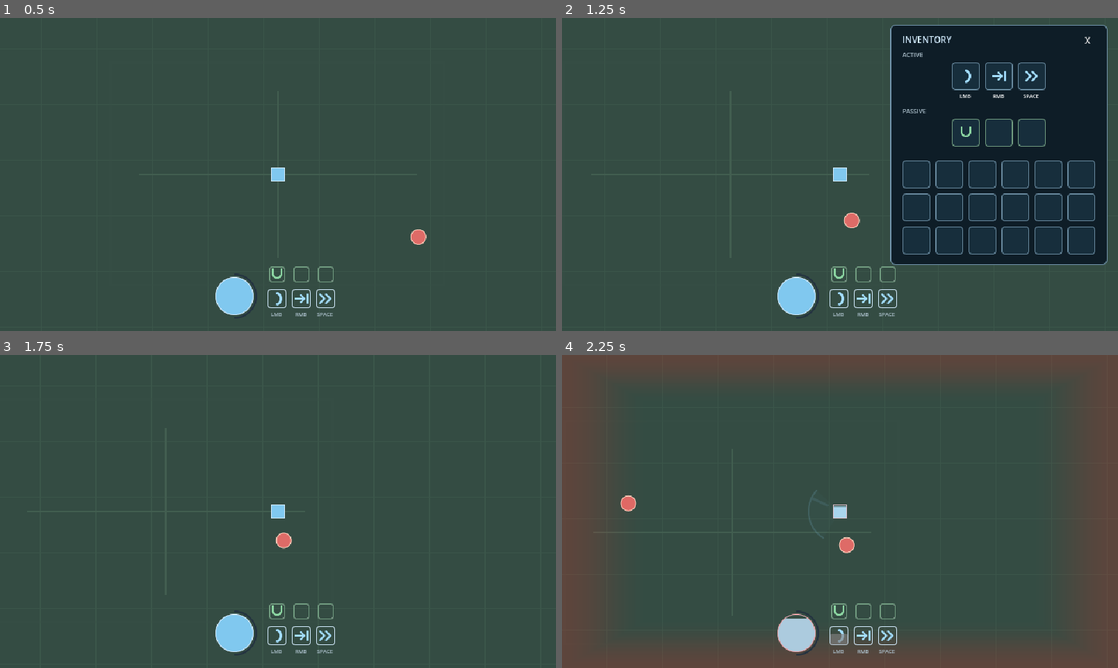
Above: before the commit, frames 1-4 (two rows, left to right).
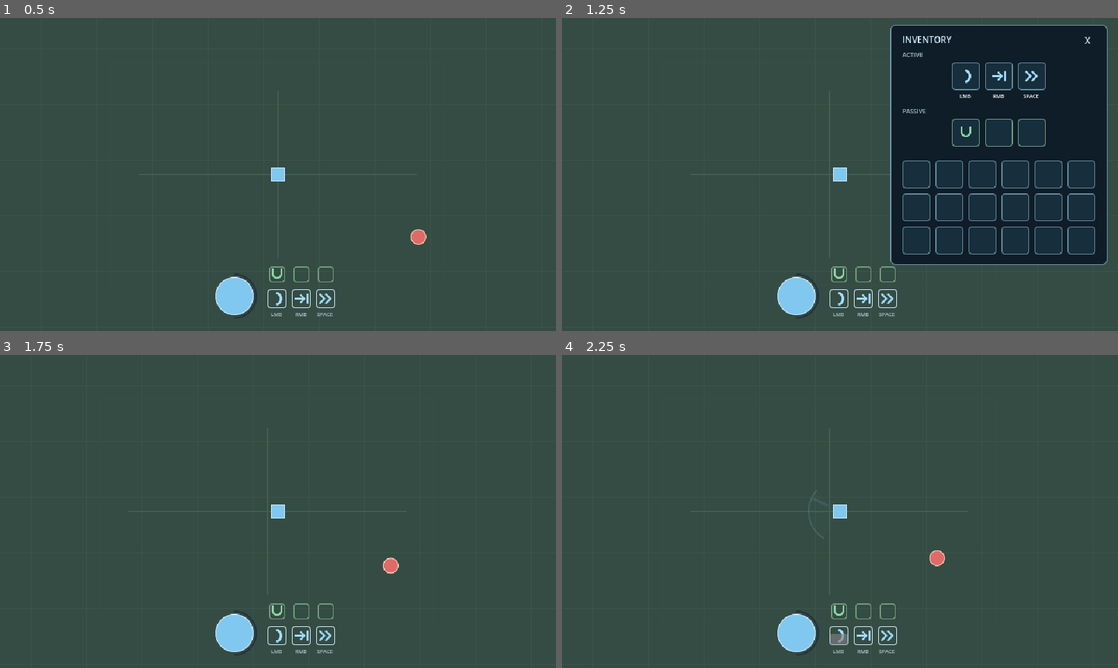
Above: after the commit, the same moments.

Repository: schen32/ARPGgame
Game: Godot game, scene res://scenes/main.tscn
The game is run twice, just before and just after one commit, with the same random seed, the same clock (stepped at 60 frames per second) and the same inputs. Sound files missing from this copy of the repository are replaced by a short silence.
Inputs (mouse positions are in pixels of both pictures, inside the frame that each line leads up to):
- Up to frame 1 (0.5 s): no input
- Up to frame 2 (1.25 s): tap Enter at 0.5 s; move the mouse to (962, 158) at 0.52 s; hold D (move_right) from 0.53 s (still down); tap E at 0.6 s; click (962, 158) at 0.67 s; tap Space at 0.77 s
- Up to frame 3 (1.75 s): release D (move_right) at 1.25 s; click "X" at 1.25 s
- Up to frame 4 (2.25 s): drag from (728, 527) to (812, 574) at 2.02 s

Frame 1 is identical in both runs. In frame 2, 0.1% of the frame differs, in the area x 50-54%, y 62-68%; in frame 3, 0.2%; in frame 4, 27%, in the area x 0-100%, y 0-100%.

Commit message:
Pause gameplay during inventory and show skill force

Diff:
--- a/GodotStarter/scripts/hud.gd
+++ b/GodotStarter/scripts/hud.gd
@@ -23,6 +23,7 @@
 var inventory
 var damage_overlay: ColorRect
 var damage_timer: float = 0.0
+var owns_inventory_pause: bool = false
 
 func panel_style(background: Color, border: Color, radius: int = 5) -> StyleBoxFlat:
 	var style := StyleBoxFlat.new()
@@ -33,6 +34,8 @@
 	return style
 
 func _ready() -> void:
+	# Inventory input, drag/drop and hover remain live while the world is paused.
+	process_mode = Node.PROCESS_MODE_ALWAYS
 	mouse_filter = Control.MOUSE_FILTER_IGNORE
 	damage_overlay = ColorRect.new()
 	damage_overlay.mouse_filter = Control.MOUSE_FILTER_IGNORE
@@ -113,6 +116,16 @@
 func _on_inventory_visibility_changed() -> void:
 	if is_instance_valid(player):
 		player.inventory_open = inventory.visible
+	if inventory.visible and not get_tree().paused:
+		owns_inventory_pause = true
+		get_tree().paused = true
+	elif not inventory.visible and owns_inventory_pause:
+		get_tree().paused = false
+		owns_inventory_pause = false
+
+func _exit_tree() -> void:
+	if owns_inventory_pause:
+		get_tree().paused = false
 
 func _process(delta: float) -> void:
 	if damage_timer > 0.0:
--- a/GodotStarter/scripts/skill_tooltip.gd
+++ b/GodotStarter/scripts/skill_tooltip.gd
@@ -47,7 +47,7 @@
 	var column := VBoxContainer.new()
 	column.mouse_filter = Control.MOUSE_FILTER_IGNORE
 	column.size.x = content_width
-	column.add_theme_constant_override("separation", 5)
+	column.add_theme_constant_override("separation", 4)
 	add_child(column)
 	var header := HBoxContainer.new()
 	header.mouse_filter = Control.MOUSE_FILTER_IGNORE
@@ -77,14 +77,14 @@
 	var stats: Array = []
 	match skill:
 		&"sweep":
-			description = "Deal light damage in a wide arc and push enemies toward your aim. Launch them into others for impact damage."
-			stats = [["Damage", number(player.sweep_damage)], ["Reach", number(player.sweep_reach / 16.0) + " m"], ["Cooldown", number(player.sweep_cooldown) + " s"]]
+			description = "Sweep a wide arc, lightly damaging enemies and launching them into others."
+			stats = [["Damage", number(player.sweep_damage)], ["Force", number(player.sweep_knockback)], ["Reach", number(player.sweep_reach / 16.0) + " m"], ["Cooldown", number(player.sweep_cooldown) + " s"]]
 		&"palm":
-			description = "Wind up, then launch the nearest enemy forward with a powerful push. Collisions deal most of the damage."
-			stats = [["Damage", number(player.palm_damage)], ["Reach", number(player.palm_reach / 16.0) + " m"], ["Windup", number(player.palm_windup) + " s"], ["Cooldown", number(player.palm_cooldown) + " s"]]
+			description = "After a short windup, launch the nearest enemy with a powerful push."
+			stats = [["Damage", number(player.palm_damage)], ["Force", number(player.palm_knockback)], ["Reach", number(player.palm_reach / 16.0) + " m"], ["Windup", number(player.palm_windup) + " s"], ["Cooldown", number(player.palm_cooldown) + " s"]]
 		&"dash":
 			description = "Dash through enemies to damage and launch them. Invincible during the dash."
-			stats = [["Distance", number(player.dash_speed * player.dash_duration / 16.0) + " m"], ["Damage", number(player.dash_damage)], ["Cooldown", number(player.dash_cooldown) + " s"]]
+			stats = [["Distance", number(player.dash_speed * player.dash_duration / 16.0) + " m"], ["Damage", number(player.dash_damage)], ["Force", number(player.dash_knockback_speed)], ["Cooldown", number(player.dash_cooldown) + " s"]]
 		&"attract_exp":
 			description = "Pull nearby EXP orbs toward you."
 			stats = [["Attract range", number(player.exp_attract_range_meters) + " m"]]
--- /dev/null
+++ b/GodotStarter/tests/inventory_pause_test.gd
@@ -0,0 +1,74 @@
+extends SceneTree
+
+func _initialize() -> void:
+	call_deferred("run_checks")
+
+func check(ok: bool, message: String) -> void:
+	if not ok:
+		push_error(message)
+		quit(1)
+		assert(ok, message)
+
+func press(keycode: Key) -> void:
+	var event := InputEventKey.new()
+	event.physical_keycode = keycode
+	event.pressed = true
+	Input.parse_input_event(event)
+	Input.flush_buffered_events()
+
+func run_checks() -> void:
+	var scene = load("res://scenes/main.tscn").instantiate()
+	root.add_child(scene)
+	current_scene = scene
+	await process_frame
+	var player = scene.get_node("Player")
+	var enemy = scene.get_node("Enemy")
+	var hud = scene.get_node("HUD/Interface")
+	var inventory = hud.inventory
+	var spawn = scene.get_node("EnemySpawnTimer")
+	enemy.target = null
+	enemy.apply_knockback(Vector2.RIGHT, 150, 0.5)
+	player.sweep_timer = 0.4
+	var palm = player.try_palm(player.global_position + Vector2(100, 0))
+	var orb = load("res://scenes/experience_orb.tscn").instantiate()
+	orb.target = player
+	orb.position = player.position + Vector2(25, 0)
+	scene.add_child(orb)
+	press(KEY_E)
+	await process_frame
+	check(paused and inventory.visible and player.inventory_open, "E must pause the world and open inventory")
+	check(inventory.can_process() and hud.slots[0].can_process(), "Inventory and HUD slots must remain interactive while paused")
+	var positions := [player.position, enemy.position, orb.position]
+	var cooldown: float = player.sweep_timer
+	var spawn_time: float = spawn.time_left
+	var launch_time: float = enemy.knockback_timer
+	Input.action_press("move_right")
+	await create_timer(0.2, true).timeout
+	check([player.position, enemy.position, orb.position] == positions, "Player, enemies and EXP orbs must freeze with inventory open")
+	check(player.sweep_timer == cooldown and enemy.knockback_timer == launch_time, "Cooldown and knockback timers must freeze")
+	check(spawn.time_left == spawn_time, "Enemy spawning must pause")
+	check(not palm.resolved and palm.age == 0.0, "Attack windup must not resolve during inventory pause")
+	check(player.move_skill("equipped", 0, "inventory", 0), "Skills must still move between slots while paused")
+	press(KEY_ESCAPE)
+	await create_timer(0.15, true).timeout
+	check(not paused and not inventory.visible, "Escape must close inventory and unpause")
+	check(player.position.x > positions[0].x and enemy.position != positions[1], "Movement and knockback must resume")
+	check(player.sweep_timer < cooldown and spawn.time_left < spawn_time, "Cooldowns and spawning must resume")
+	Input.action_release("move_right")
+	press(KEY_E)
+	await process_frame
+	check(paused, "E must reopen inventory after resuming")
+	var close = inventory.find_children("*", "Button", false, false)[0]
+	close.pressed.emit()
+	check(not paused and not inventory.visible, "Close button must resume the world")
+	paused = true
+	inventory.show()
+	inventory.hide()
+	check(paused, "Closing inventory must preserve a pause it did not own")
+	paused = false
+	inventory.show()
+	scene.free()
+	check(not paused, "Removing an open inventory must not leave the next scene paused")
+	await create_timer(0.25, true).timeout
+	print("PASS: inventory pauses world, attacks, movement, cooldowns and spawns; UI remains active; E/Escape/X resume; teardown releases pause")
+	quit()
--- a/GodotStarter/tests/skill_tooltip_test.gd
+++ b/GodotStarter/tests/skill_tooltip_test.gd
@@ -28,6 +28,10 @@
 		check(cards[0].size.x <= 180, "Tooltip must keep its compact wrapped width")
 		check(cards[0].get_theme_stylebox("panel").bg_color.a == 1.0, "Card background should be opaque")
 		check(cards[0].get_parent() is CanvasLayer, "Card should have one background, without a native tooltip wrapper")
+		var values: Array = cards[0].find_children("*", "Label", true, false).map(func(item): return item.text)
+		var force_values := {&"sweep": player.sweep_knockback, &"palm": player.palm_knockback, &"dash": player.dash_knockback_speed}
+		if force_values.has(cards[0].skill):
+			check("Force" in values and cards[0].number(force_values[cards[0].skill]) in values, "Active tooltip must show its current force")
 func run_checks() -> void:
 	scene = load("res://scenes/main.tscn").instantiate()
 	root.add_child(scene)
@@ -44,6 +48,8 @@
 	var slot = inventory.equipped_slots[0]
 	for point in [Vector2(2, 2), Vector2(30, 2), Vector2(2, 30), Vector2(30, 30), Vector2(16, 16)]:
 		await hover(slot, point, "Sweeping Strike")
+	await hover(inventory.equipped_slots[1], Vector2(16, 16), "Heavy Palm")
+	await hover(inventory.equipped_slots[2], Vector2(16, 16), "Dash")
 	await hover(inventory.passive_slots[0], Vector2(2, 30), "Attract EXP")
 	# Stay beyond the native tooltip delay: it must never create a second popup.
 	for frame in range(75):
Not shown, added: GodotStarter/tests/inventory_pause_test.gd.uid
Not shown, changed: GodotStarter/README.md
